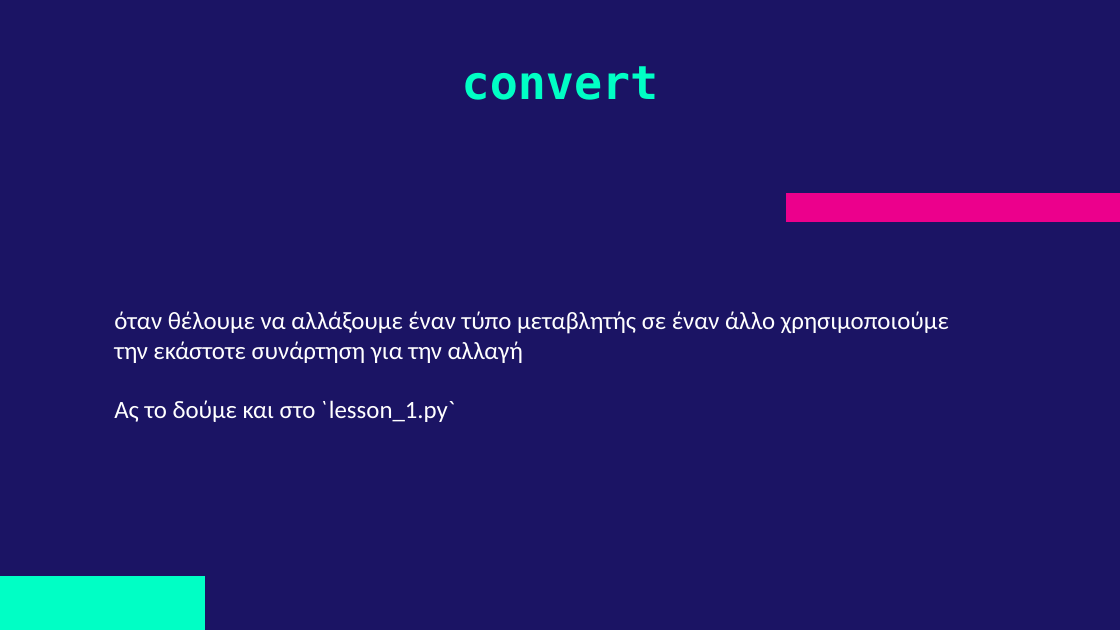
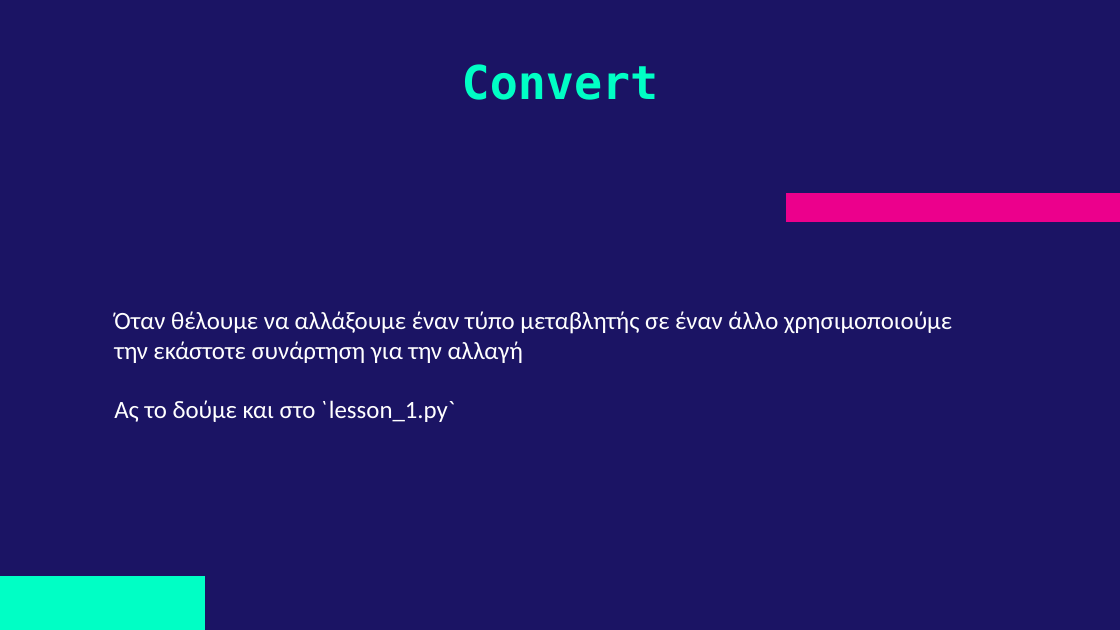
Before and after one commit to deepblue597/python_tutorial, a slide deck: slide 13 of Lesson 1 Python.pptx. Drawn at 1120x630 pixels with LibreOffice and Linux fonts; fonts in the diff are those of the drawing. Boxes give left, top, right and bottom in pixels: in the first picture for what was removed or moved away, otherwise in the second. Text is boxed around its words. In the diff, an @@ line names an element or a change of style, - is before the commit and + after.

```diff
--- a/Lesson 1 Python.pptx
+++ b/Lesson 1 Python.pptx
@@ title at bbox=[462, 64, 659, 100]: text changed @@
-convert
+Convert
@@ subtitle at bbox=[114, 311, 952, 363]: text changed @@
-όταν θέλουμε να αλλάξουμε έναν τύπο μεταβλητής σε έναν άλλο χρησιμοποιούμε την εκάστοτε συνάρτηση για την αλλαγή
+Όταν θέλουμε να αλλάξουμε έναν τύπο μεταβλητής σε έναν άλλο χρησιμοποιούμε την εκάστοτε συνάρτηση για την αλλαγή
```
Also in this commit, not shown: 10 other slides changed.
